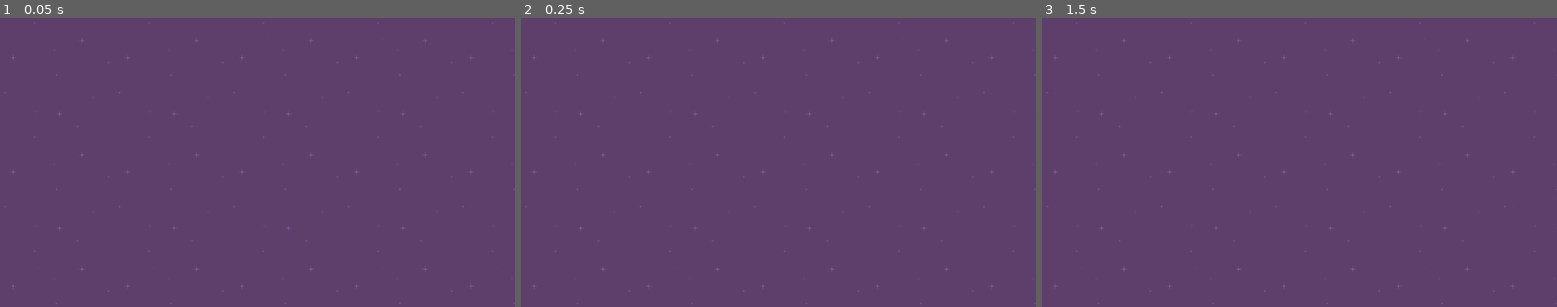
Above: before the commit, frames 1-3 (left to right).
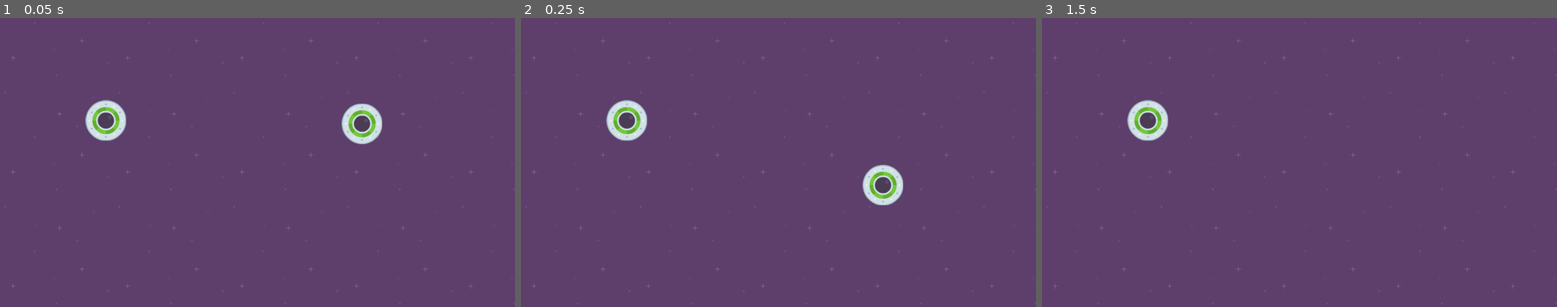
Above: after the commit, the same moments.

Repository: largozor/speedy-saucer
Game: Godot game, scene res://level_1.tscn
Two runs of this game, one before a commit and one after it. Both use one fixed random seed, a clock stepped at 60 frames per second and the inputs below. Before the commit the project has no main scene; this scene is started directly in both runs.
Inputs:
- Up to frame 1 (0.05 s): no input
- Up to frame 2 (0.25 s): no input
- Up to frame 3 (1.5 s): tap Enter at 1.25 s

The runs differ from the first frame. In frame 1, 1.5% of the frame differs, in the area x 16-75%, y 28-44%; in frame 2, 1.5%; in frame 3, 0.8%.

Commit message:
SS-04-added-player2
Added player 2 and set gravity scale to 5.0

Diff:
--- a/level_1.tscn
+++ b/level_1.tscn
@@ -1,11 +1,19 @@
-[gd_scene load_steps=2 format=3 uid="uid://cvax3us3mip72"]
+[gd_scene load_steps=3 format=3 uid="uid://cvax3us3mip72"]
 
 [ext_resource type="Texture2D" uid="uid://bvtw0uabb401f" path="res://purple.png" id="1_3hls8"]
+[ext_resource type="PackedScene" uid="uid://cw246hcbfnd6c" path="res://player.tscn" id="2_hbghi"]
 
 [node name="Level1" type="Node2D"]
 
-[node name="TextureRect" type="TextureRect" parent="."]
+[node name="Background" type="TextureRect" parent="."]
 offset_right = 1152.0
 offset_bottom = 648.0
 texture = ExtResource("1_3hls8")
 stretch_mode = 1
+
+[node name="Player" parent="." instance=ExtResource("2_hbghi")]
+position = Vector2(237, 230)
+
+[node name="Player2" parent="." instance=ExtResource("2_hbghi")]
+position = Vector2(810, 233)
+gravity_scale = 5.0
--- /dev/null
+++ b/player.tscn
@@ -0,0 +1,16 @@
+[gd_scene load_steps=3 format=3 uid="uid://cw246hcbfnd6c"]
+
+[ext_resource type="Texture2D" uid="uid://brope306d2lb5" path="res://ufoGreen.png" id="1_4flbx"]
+
+[sub_resource type="CircleShape2D" id="CircleShape2D_4flbx"]
+radius = 45.2
+
+[node name="Player" type="RigidBody2D"]
+position = Vector2(557, 266)
+gravity_scale = 0.0
+
+[node name="Sprite2D" type="Sprite2D" parent="."]
+texture = ExtResource("1_4flbx")
+
+[node name="CollisionShape2D" type="CollisionShape2D" parent="."]
+shape = SubResource("CircleShape2D_4flbx")
--- a/project.godot
+++ b/project.godot
@@ -11,5 +11,6 @@
 [application]
 
 config/name="Speedy Saucer"
+run/main_scene="uid://cvax3us3mip72"
 config/features=PackedStringArray("4.5", "Forward Plus")
 config/icon="res://icon.svg"
